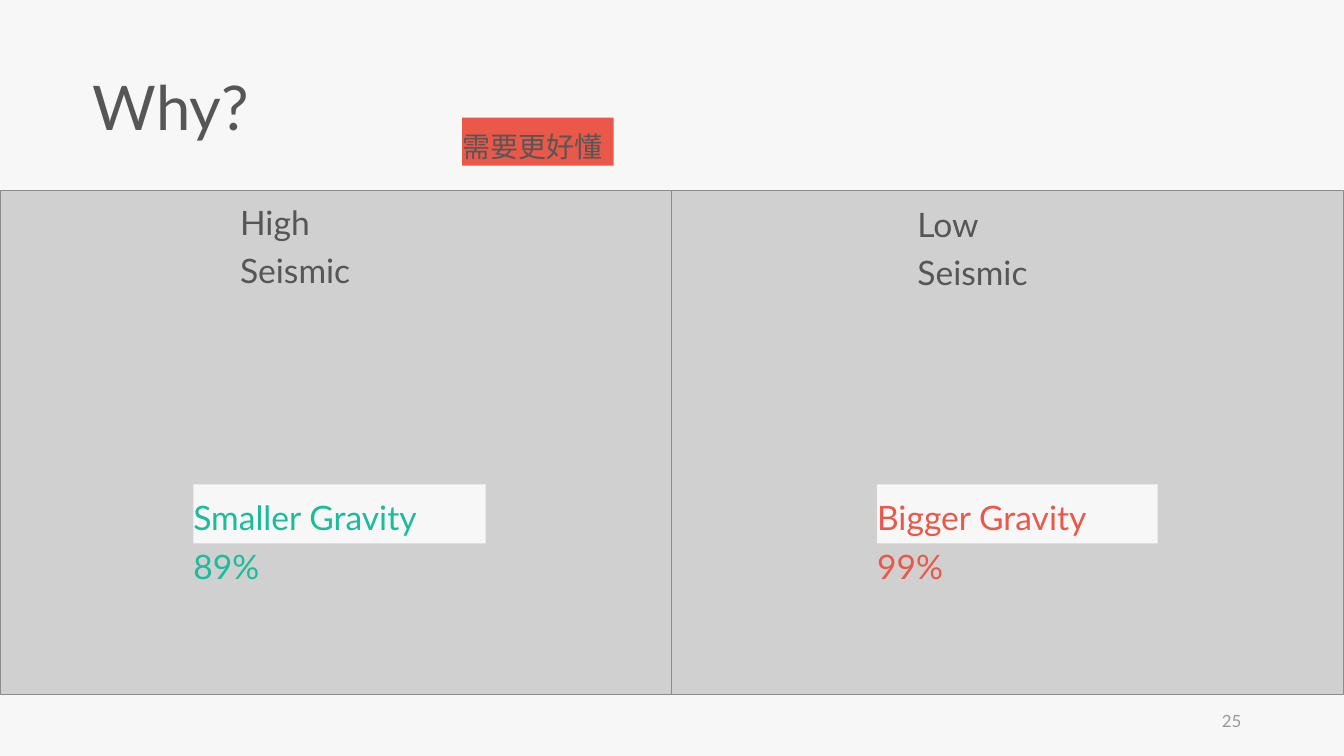
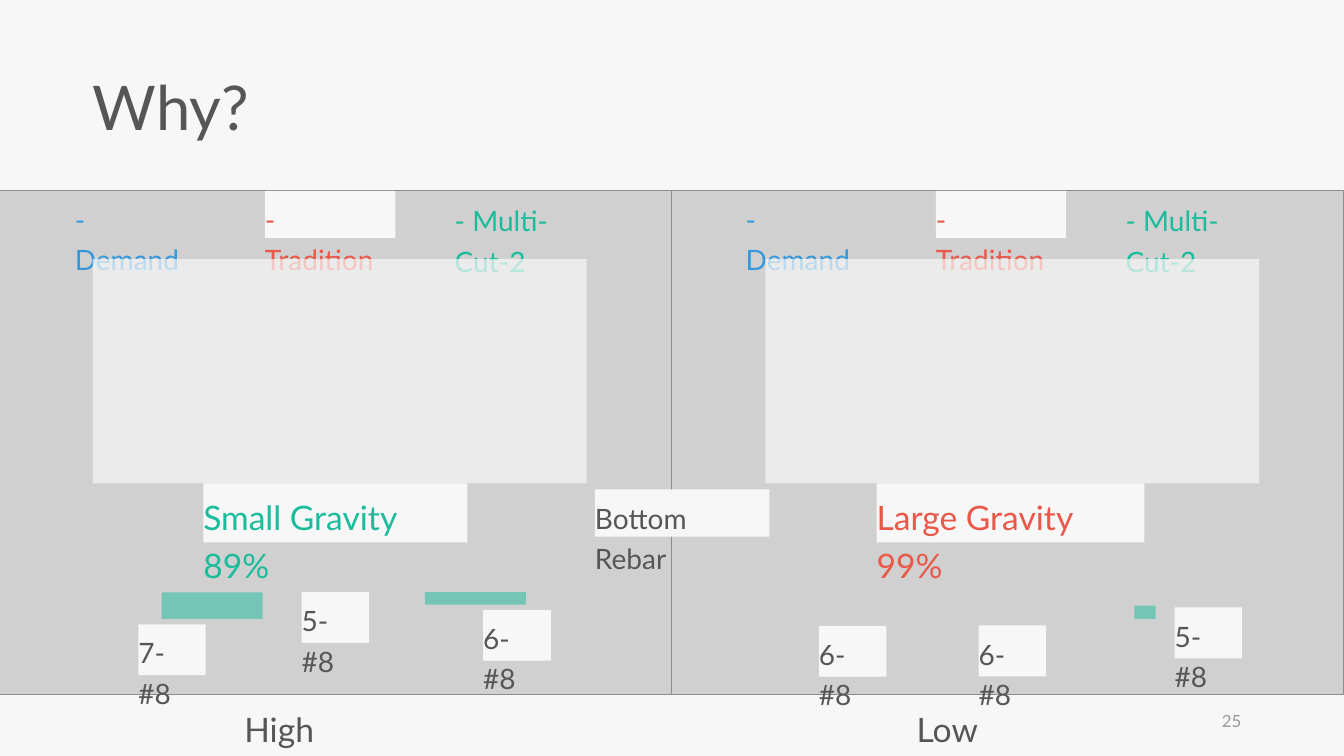
Before and after one commit to skyran1278/thesis, a slide deck: slide 25 of Meeting/20190523 Seminar/20190523 Seminar.pptx. Drawn at 1344x756 pixels with LibreOffice and Linux fonts; fonts in the diff are those of the drawing; grey boxes stand for pictures. Boxes give left, top, right and bottom in pixels: in the first picture for what was removed or moved away, otherwise in the second. Text is boxed around its words. In the diff, an @@ line names an element or a change of style, - is before the commit and + after.

```diff
--- a/Meeting/20190523 Seminar/20190523 Seminar.pptx
+++ b/Meeting/20190523 Seminar/20190523 Seminar.pptx
@@ rectangle removed at (x1=462, y1=118, x2=613, y2=166) @@
-需要更好懂
@@ rectangle added at (x1=265, y1=191, x2=395, y2=238), fill #F7F7F7, 20 pt, text #E95849 @@
+- Tradition
@@ rectangle added at (x1=936, y1=191, x2=1066, y2=238), fill #F7F7F7, 20 pt, text #E95849 @@
+- Tradition
@@ text added at (x1=455, y1=210, x2=548, y2=259), 20 pt, text #1ABC9C @@
+- Multi-Cut-2
@@ text added at (x1=1126, y1=210, x2=1219, y2=259), 20 pt, text #1ABC9C @@
+- Multi-Cut-2
@@ text added at (x1=75, y1=249, x2=179, y2=270), 20 pt, text #3498DB @@
+- Demand
@@ rectangle added at (x1=93, y1=259, x2=587, y2=484), fill #F7F7F7 at 70% opacity @@
@@ text added at (x1=746, y1=249, x2=850, y2=270), 20 pt, text #3498DB @@
+- Demand
@@ rectangle added at (x1=765, y1=259, x2=1259, y2=484), fill #F7F7F7 at 70% opacity @@
@@ text in rectangle at (x1=203, y1=505, x2=397, y2=579): text changed @@
-Smaller Gravity 89%
+Small Gravity 89%
@@ rectangle "Small Gravity 89%" resized from (x1=194, y1=485, x2=486, y2=544) to (x1=204, y1=484, x2=468, y2=543) @@
@@ rectangle added at (x1=595, y1=490, x2=769, y2=537), fill #F7F7F7, 20 pt, text #565656 @@
+Bottom Rebar
@@ text in rectangle at (x1=877, y1=505, x2=1073, y2=578): text changed @@
-Bigger Gravity 99%
+Large Gravity 99%
@@ rectangle "Large Gravity 99%" resized from (x1=877, y1=485, x2=1157, y2=544) to (x1=877, y1=484, x2=1145, y2=543) @@
@@ rectangle added at (x1=161, y1=593, x2=262, y2=619), fill #1ABC9C at 50% opacity @@
@@ rectangle added at (x1=301, y1=592, x2=369, y2=642), fill #F7F7F7, 20 pt, text #565656 @@
+5-#8
@@ rectangle added at (x1=425, y1=592, x2=526, y2=605), fill #1ABC9C at 50% opacity @@
@@ rectangle added at (x1=138, y1=624, x2=206, y2=675), fill #F7F7F7, 20 pt, text #565656 @@
+7-#8
@@ rectangle added at (x1=483, y1=610, x2=551, y2=660), fill #F7F7F7, 20 pt, text #565656 @@
+6-#8
@@ rectangle added at (x1=819, y1=626, x2=886, y2=677), fill #F7F7F7, 20 pt, text #565656 @@
+6-#8
@@ rectangle added at (x1=979, y1=626, x2=1047, y2=677), fill #F7F7F7, 20 pt, text #565656 @@
+6-#8
@@ rectangle added at (x1=1134, y1=606, x2=1155, y2=619), fill #1ABC9C at 50% opacity @@
@@ rectangle added at (x1=1175, y1=608, x2=1242, y2=658), fill #F7F7F7, 20 pt, text #565656 @@
+5-#8
@@ text "High Seismic" rewrapped from (x1=240, y1=210, x2=350, y2=283) to (x1=244, y1=717, x2=314, y2=748) @@
@@ text "Low Seismic" rewrapped from (x1=917, y1=213, x2=1027, y2=285) to (x1=917, y1=718, x2=978, y2=742) @@
```
Also in this commit, not shown: 18 other slides changed, 6 slides added, 3 slides removed.
